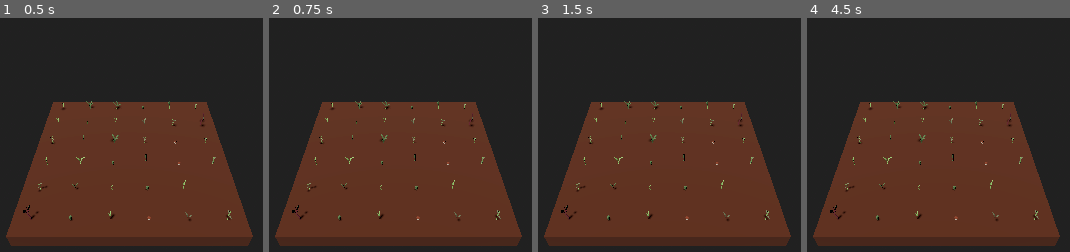
Above: before the commit, frames 1-4 (left to right).
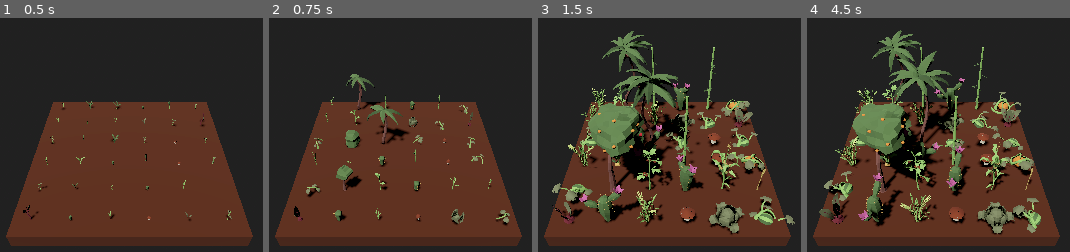
Above: after the commit, the same moments.

Repository: badcircle/gg
Game: Godot game, scene res://scenes/crops/field.tscn
Two runs of this game, one before a commit and one after it. Both use one fixed random seed, a clock stepped at 60 frames per second and the inputs below. The project has no main scene, so this scene is started directly.
Inputs:
- Up to frame 1 (0.5 s): no input
- Up to frame 2 (0.75 s): tap Enter at 0.5 s; tap Space (grow, bound only after the commit) at 0.6 s
- Up to frame 3 (1.5 s): tap Space (grow, bound only after the commit) at 1.25, 1.35 s
- Up to frame 4 (4.5 s): tap Enter at 2, 3.5 s; tap Space (grow, bound only after the commit) at 2.1, 2.75, 2.85, 3.6, 4.25, 4.35 s

Frame 1 is identical in both runs. In frame 2, 4.4% of the frame differs, in the area x 8-92%, y 23-89%; in frame 3, 22%; in frame 4, 23%, in the area x 4-89%, y 5-93%.

Commit message:
fixed Growth cycle

Diff:
--- a/project.godot
+++ b/project.godot
@@ -27,6 +27,7 @@
 grow={
 "deadzone": 0.5,
 "events": [Object(InputEventKey,"resource_local_to_scene":false,"resource_name":"","device":-1,"window_id":0,"alt_press …(196 unchanged characters)…
+, Object(InputEventKey,"resource_local_to_scene":false,"resource_name":"","device":-1,"window_id":0,"alt_pressed":false,"shift_pressed":false,"ctrl_pressed":false,"meta_pressed":false,"pressed":false,"keycode":0,"physical_keycode":32,"key_label":0,"unicode":32,"location":0,"echo":false,"script":null)
 ]
 }
 
--- a/scenes/crops/crop.gd
+++ b/scenes/crops/crop.gd
@@ -8,9 +8,10 @@
 const NeedSpace = ['Apple', 'BushBerries', 'Cactus', 'Orange', 'PalmTree']
 const stages = 5 # this number should be 1 higher than the actual number of growth stages
 
+const cycle = {0: 0, 1: 1, 2: 2, 3: 3, 4: 4, 5: "Harvested"}
 
 @export var crop : Crops
-var current_stage : int = randi_range(1,4)
+var current_stage : int = 0
 var active_mesh : PackedScene
 
 # Called when the node enters the scene tree for the first time.
@@ -42,7 +43,7 @@
 	assets = getMatchingAssets()
 
 func getStageScene() -> void:
-	var path = str(crops_folder, Crops.keys()[crop], "_", current_stage, ".fbx")
+	var path = str(crops_folder, Crops.keys()[crop], "_", cycle[current_stage], ".fbx")
 	for child in get_children():
 		child.free()
 	if FileAccess.file_exists(path):
--- a/scenes/crops/field.gd
+++ b/scenes/crops/field.gd
@@ -44,6 +44,6 @@
 
 func grow(xy: Vector2) -> void:
 	field_state[xy].Stage = field_state[xy].Stage + 1
-	field_state[xy].Stage = clamp(field_state[xy].Stage, 0, 4)
+	field_state[xy].Stage = wrapi(field_state[xy].Stage, 0, 6)
 	field_state[xy].Scene.current_stage = field_state[xy].Stage
 	field_state[xy].Scene.getStageScene()
